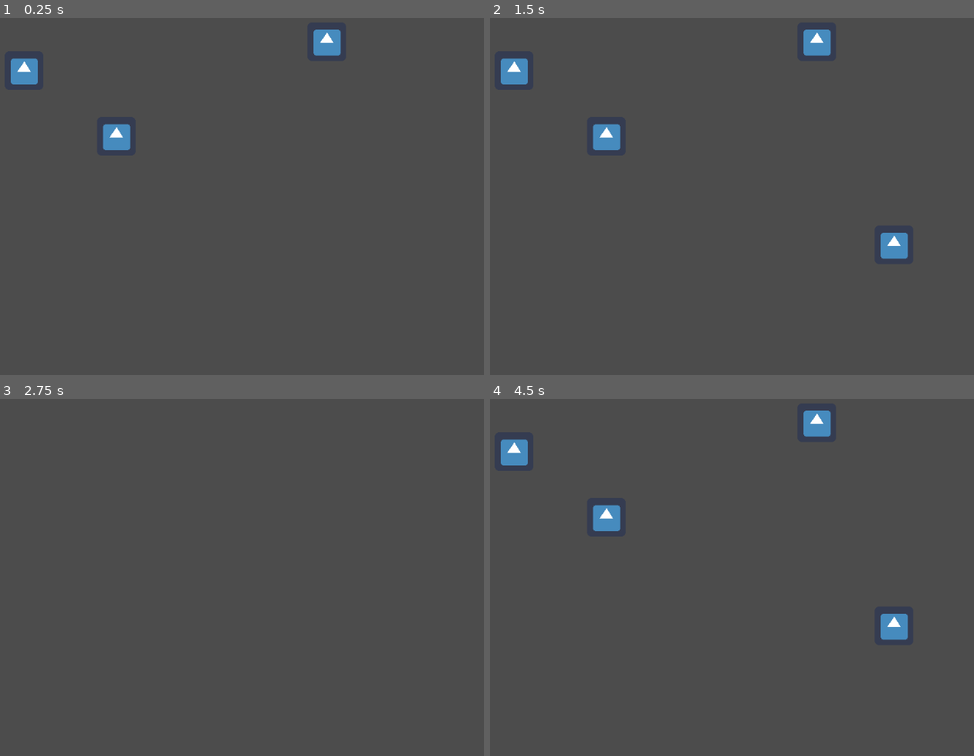
Above: before the commit, frames 1-4 (two rows, left to right).
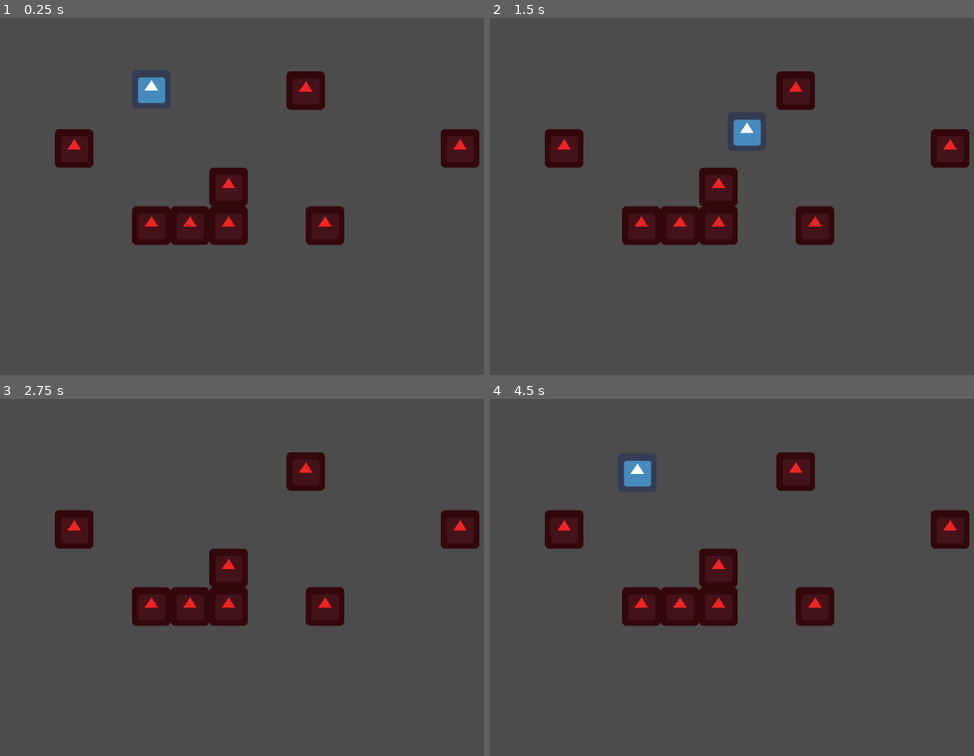
Above: after the commit, the same moments.

Repository: aleksanderkatan/guwno
Game: Godot game, scene res://World.tscn
Two runs of this game, one before a commit and one after it. Both use one fixed random seed, a clock stepped at 60 frames per second and the inputs below. Before the commit the project starts from res://cos.tscn. The engine's default icon, where the game draws it, is replaced by a stand-in: a white triangle on a blue panel in a dark square.
Inputs:
- Up to frame 1 (0.25 s): no input
- Up to frame 2 (1.5 s): hold U 0.53-1.28 s; hold D from 0.53 s (still down); tap U at 1.35 s
- Up to frame 3 (2.75 s): release D at 2.03 s; hold A from 2.03 s (still down); hold U from 2.03 s (still down)
- Up to frame 4 (4.5 s): release A at 2.78 s; release U at 2.78 s; hold D 2.78-4.28 s; tap U at 2.85, 4.35 s; hold U 3.53-4.28 s; tap Escape at 4.15 s; hold A from 4.28 s (still down)

The runs differ from the first frame. In frame 1, 8.5% of the frame differs, in the area x 2-100%, y 3-64%; in frame 2, 9.0%, in the area x 2-100%, y 3-68%; in frame 3, 6.9%; in frame 4, 9.0%.

Commit message:
some basics

Diff:
--- /dev/null
+++ b/Player.gd
@@ -0,0 +1,78 @@
+extends KinematicBody2D
+
+#all the variables
+const UP = Vector2(0, -1)
+var vertical_acceleration = 20
+var vertical_max_speed = 200 #this is not a cap, simply you won't accelerate further than this
+var friction = 50
+var gravity = 15
+var jump_speed = 500
+
+var motion = Vector2()
+
+func _process(delta):
+	if Input.is_key_pressed(KEY_ESCAPE):
+		get_tree().reload_current_scene()
+
+func _physics_process(delta):
+	var should_adjust = true
+	if Input.is_key_pressed(KEY_D):
+		if not Input.is_key_pressed(KEY_A):
+			move_right()
+			should_adjust = false
+	if Input.is_key_pressed(KEY_A):
+		if not Input.is_key_pressed(KEY_D):
+			move_left()
+			should_adjust = false
+
+	if should_adjust:
+		adjust_motion()
+
+	if is_on_floor():
+		motion.y = 0
+		if Input.is_key_pressed(KEY_U):
+				motion.y = -jump_speed
+
+	if is_on_ceiling():
+		motion.y = 0
+
+	if is_on_wall():
+		if Input.is_key_pressed(KEY_U):
+			motion.y -= jump_speed/2
+			if get_which_wall_collided() == "right":
+				motion.x -= jump_speed
+			else:
+				motion.x += jump_speed
+
+
+
+	motion.y+=gravity
+	move_and_slide(motion, UP)
+	pass
+
+
+func move_right():
+	if motion.x + vertical_acceleration <= vertical_max_speed :
+		motion.x = motion.x + vertical_acceleration
+
+
+func move_left():
+	if motion.x - vertical_acceleration >= -vertical_max_speed :
+		motion.x = motion.x - vertical_acceleration
+
+func get_which_wall_collided():
+	for i in range(get_slide_count()):
+		var collision = get_slide_collision(i)
+		if collision.normal.x > 0:
+			return "left"
+		elif collision.normal.x < 0:
+			return "right"
+	return "none"
+
+func adjust_motion():
+	if motion.x < -friction:
+		motion.x += friction
+	elif motion.x > friction:
+		motion.x -= friction
+	else:
+		motion.x = 0
--- /dev/null
+++ b/World.tscn
@@ -0,0 +1,162 @@
+[gd_scene load_steps=5 format=2]
+
+[ext_resource path="res://icon.png" type="Texture" id=1]
+[ext_resource path="res://Player.gd" type="Script" id=2]
+
+[sub_resource type="RectangleShape2D" id=2]
+extents = Vector2( 30, 30 )
+
+[sub_resource type="RectangleShape2D" id=1]
+extents = Vector2( 32, 32 )
+
+[node name="World" type="Node2D"]
+
+[node name="Player" type="KinematicBody2D" parent="."]
+position = Vector2( 320, 96 )
+script = ExtResource( 2 )
+__meta__ = {
+"_edit_group_": true
+}
+
+[node name="Sprite" type="Sprite" parent="Player"]
+texture = ExtResource( 1 )
+
+[node name="CollisionShape2D" type="CollisionShape2D" parent="Player"]
+shape = SubResource( 2 )
+
+[node name="Walls" type="Node" parent="."]
+
+[node name="Wall" type="StaticBody2D" parent="Walls"]
+position = Vector2( 320, 352 )
+__meta__ = {
+"_edit_group_": true
+}
+
+[node name="Sprite" type="Sprite" parent="Walls/Wall"]
+modulate = Color( 0.960784, 0.141176, 0.141176, 1 )
+position = Vector2( -1.52588e-05, 0 )
+scale = Vector2( 1, 1 )
+texture = ExtResource( 1 )
+
+[node name="CollisionShape2D" type="CollisionShape2D" parent="Walls/Wall"]
+shape = SubResource( 1 )
+
+[node name="Wall2" type="StaticBody2D" parent="Walls"]
+position = Vector2( 384, 352 )
+__meta__ = {
+"_edit_group_": true
+}
+
+[node name="Sprite" type="Sprite" parent="Walls/Wall2"]
+modulate = Color( 0.960784, 0.141176, 0.141176, 1 )
+position = Vector2( -1.52588e-05, 0 )
+scale = Vector2( 1, 1 )
+texture = ExtResource( 1 )
+
+[node name="CollisionShape2D" type="CollisionShape2D" parent="Walls/Wall2"]
+shape = SubResource( 1 )
+
+[node name="Wall3" type="StaticBody2D" parent="Walls"]
+position = Vector2( 448, 288 )
+__meta__ = {
+"_edit_group_": true
+}
+
+[node name="Sprite" type="Sprite" parent="Walls/Wall3"]
+modulate = Color( 0.960784, 0.141176, 0.141176, 1 )
+position = Vector2( -1.52588e-05, 0 )
+scale = Vector2( 1, 1 )
+texture = ExtResource( 1 )
+
+[node name="CollisionShape2D" type="CollisionShape2D" parent="Walls/Wall3"]
+shape = SubResource( 1 )
+
+[node name="Wall4" type="StaticBody2D" parent="Walls"]
+position = Vector2( 448, 352 )
+__meta__ = {
+"_edit_group_": true
+}
+
+[node name="Sprite" type="Sprite" parent="Walls/Wall4"]
+modulate = Color( 0.960784, 0.141176, 0.141176, 1 )
+position = Vector2( -1.52588e-05, 0 )
+scale = Vector2( 1, 1 )
+texture = ExtResource( 1 )
+
+[node name="CollisionShape2D" type="CollisionShape2D" parent="Walls/Wall4"]
+shape = SubResource( 1 )
+
+[node name="Wall5" type="StaticBody2D" parent="Walls"]
+position = Vector2( 192, 224 )
+__meta__ = {
+"_edit_group_": true
+}
+
+[node name="Sprite" type="Sprite" parent="Walls/Wall5"]
+modulate = Color( 0.960784, 0.141176, 0.141176, 1 )
+position = Vector2( -1.52588e-05, 0 )
+scale = Vector2( 1, 1 )
+texture = ExtResource( 1 )
+
+[node name="CollisionShape2D" type="CollisionShape2D" parent="Walls/Wall5"]
+shape = SubResource( 1 )
+
+[node name="Wall6" type="StaticBody2D" parent="Walls"]
+position = Vector2( 576, 128 )
+__meta__ = {
+"_edit_group_": true
+}
+
+[node name="Sprite" type="Sprite" parent="Walls/Wall6"]
+modulate = Color( 0.960784, 0.141176, 0.141176, 1 )
+position = Vector2( -1.52588e-05, 0 )
+scale = Vector2( 1, 1 )
+texture = ExtResource( 1 )
+
+[node name="CollisionShape2D" type="CollisionShape2D" parent="Walls/Wall6"]
+shape = SubResource( 1 )
+
+[node name="Wall7" type="StaticBody2D" parent="Walls"]
+position = Vector2( 608, 352 )
+__meta__ = {
+"_edit_group_": true
+}
+
+[node name="Sprite" type="Sprite" parent="Walls/Wall7"]
+modulate = Color( 0.960784, 0.141176, 0.141176, 1 )
+position = Vector2( -1.52588e-05, 0 )
+scale = Vector2( 1, 1 )
+texture = ExtResource( 1 )
+
+[node name="CollisionShape2D" type="CollisionShape2D" parent="Walls/Wall7"]
+shape = SubResource( 1 )
+
+[node name="Wall8" type="StaticBody2D" parent="Walls"]
+position = Vector2( 832, 224 )
+__meta__ = {
+"_edit_group_": true
+}
+
+[node name="Sprite" type="Sprite" parent="Walls/Wall8"]
+modulate = Color( 0.960784, 0.141176, 0.141176, 1 )
+position = Vector2( -1.52588e-05, 0 )
+scale = Vector2( 1, 1 )
+texture = ExtResource( 1 )
+
+[node name="CollisionShape2D" type="CollisionShape2D" parent="Walls/Wall8"]
+shape = SubResource( 1 )
+
+[node name="Wall9" type="StaticBody2D" parent="Walls"]
+position = Vector2( 832, 224 )
+__meta__ = {
+"_edit_group_": true
+}
+
+[node name="Sprite" type="Sprite" parent="Walls/Wall9"]
+modulate = Color( 0.960784, 0.141176, 0.141176, 1 )
+position = Vector2( -1.52588e-05, 0 )
+scale = Vector2( 1, 1 )
+texture = ExtResource( 1 )
+
+[node name="CollisionShape2D" type="CollisionShape2D" parent="Walls/Wall9"]
+shape = SubResource( 1 )
--- a/cos.tscn
+++ /dev/null
@@ -1,31 +0,0 @@
-[gd_scene load_steps=3 format=2]
-
-[ext_resource path="res://icon.png" type="Texture" id=1]
-[ext_resource path="res://icon.gd" type="Script" id=2]
-
-[node name="Node2D" type="Node2D"]
-
-[node name="icon" type="Sprite" parent="."]
-position = Vector2( 109, 95 )
-texture = ExtResource( 1 )
-script = ExtResource( 2 )
-
-[node name="icon" type="Sprite" parent="icon"]
-position = Vector2( 153, 109 )
-texture = ExtResource( 1 )
-script = ExtResource( 2 )
-
-[node name="icon2" type="Sprite" parent="icon"]
-position = Vector2( 502, -48 )
-texture = ExtResource( 1 )
-script = ExtResource( 2 )
-
-[node name="icon3" type="Sprite" parent="icon"]
-position = Vector2( 630, 289 )
-texture = ExtResource( 1 )
-script = ExtResource( 2 )
-
-[node name="icon4" type="Sprite" parent="icon"]
-position = Vector2( 384, 264 )
-texture = ExtResource( 1 )
-script = ExtResource( 2 )
--- a/project.godot
+++ b/project.godot
@@ -16,7 +16,7 @@
 [application]
 
 config/name="Guwno 3"
-run/main_scene="res://cos.tscn"
+run/main_scene="res://World.tscn"
 config/icon="res://icon.png"
 
 [rendering]
